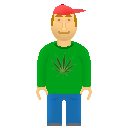
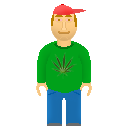
Layered file, before and after one edit (128px x 128px). Changes by layer:
painted on "Ebene 5" over [left=36, top=79, right=92, bottom=101]
